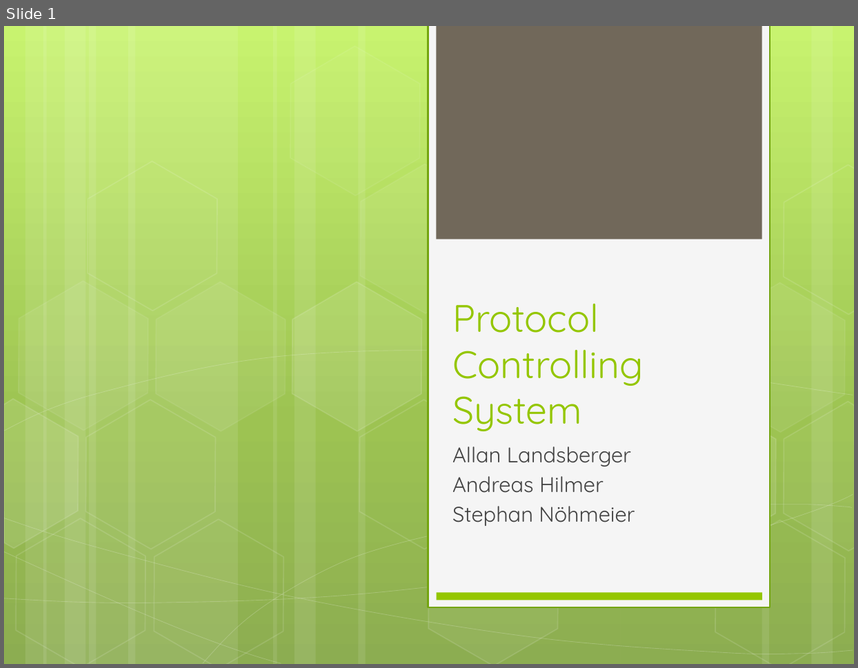
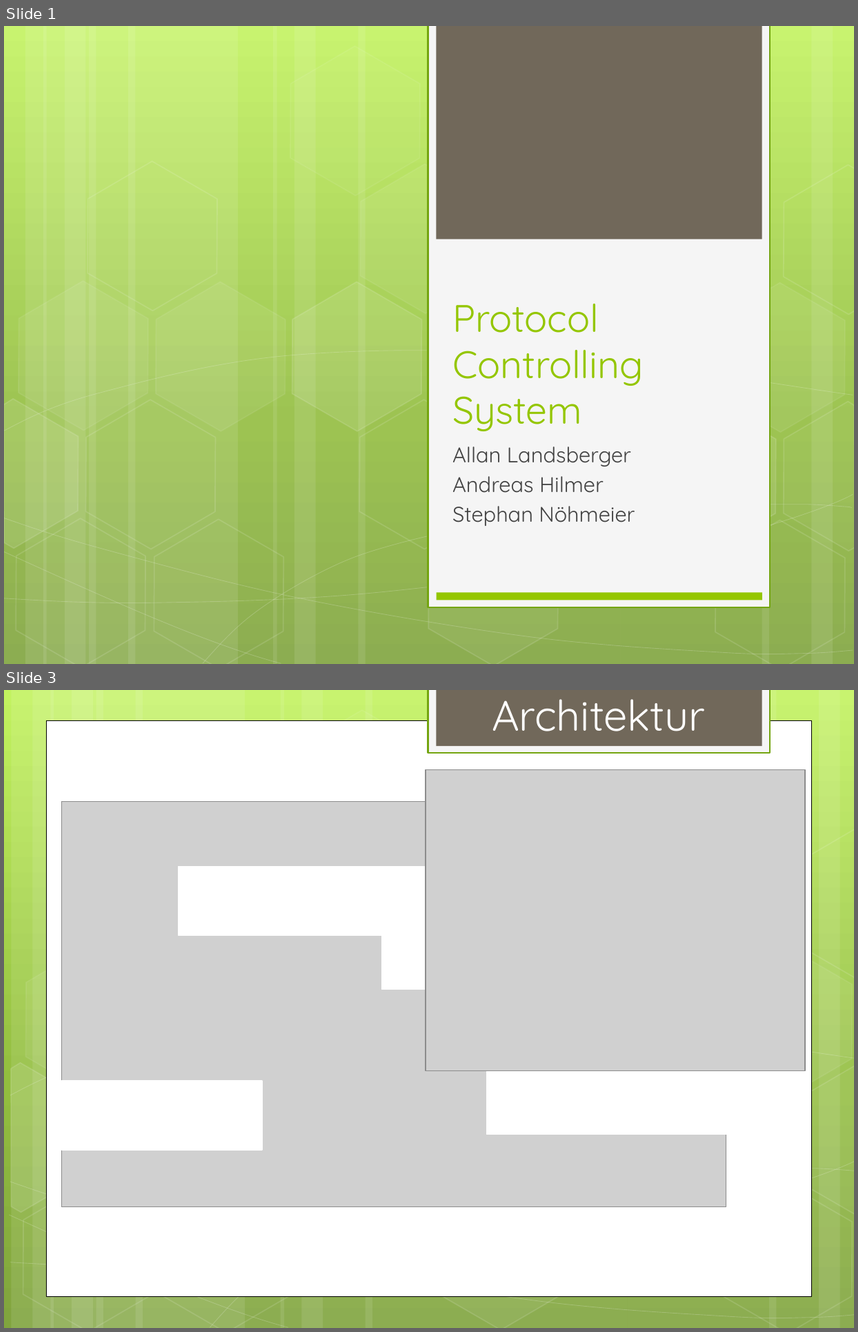
Before and after one commit to Zeussi/ProjectControllingSystem, a slide deck: docs/zwischenpraesentation.pptx. Shown one above the other, each under a label of ours: slide 1 before the commit, slides 1 and 3 after it; the slides between them are not shown. The pictures are 858x668 and 858x1332 pixels, drawn with LibreOffice and Linux fonts; fonts in the diff are those of the drawing; grey boxes stand for pictures. Boxes give left, top, right and bottom in pixels: in the first picture for what was removed or moved away, otherwise in the second. Text is boxed around its words. In the diff, an @@ line names an element or a change of style, - is before the commit and + after.

```diff
--- a/docs/zwischenpraesentation.pptx
+++ b/docs/zwischenpraesentation.pptx
@@ slide 3 added at <box>4,690,854,1328</box>, background gradient #C3F35F to #93BF3F to #81A53E @@
@@ rectangle added at <box>428,690,770,753</box>, fill #F5F5F5, outline #74A510 1.25 pt @@
@@ rectangle added at <box>436,690,762,746</box>, fill #71685A @@
@@ title added at <box>492,699,705,731</box>, 36 pt, text #FFFFFF @@
+Architektur
@@ rectangle added at <box>47,720,811,1295</box>, fill #FFFFFF, outline #000000 0.5 pt @@
@@ picture added at <box>426,770,805,1071</box> @@
@@ picture added at <box>62,801,726,1206</box> @@
@@ group added at <box>4,690,854,1328</box>: 12 rectangles, 8 freeform shapes, 8 hexagons @@
@@ rectangle added at <box>179,866,444,935</box>, fill #FFFFFF, outline #FFFFFF 0.75 pt @@
@@ rectangle added at <box>340,904,774,935</box>, fill #FFFFFF, outline #FFFFFF 0.75 pt @@
@@ rectangle added at <box>382,904,648,989</box>, fill #FFFFFF, outline #FFFFFF 0.75 pt @@
@@ rectangle added at <box>487,1049,752,1134</box>, fill #FFFFFF, outline #FFFFFF 0.75 pt @@
@@ rectangle added at <box>62,1080,263,1149</box>, fill #FFFFFF, outline #FFFFFF 0.75 pt @@
```
Also in this commit, not shown: 1 other slide added, 3 other files.
